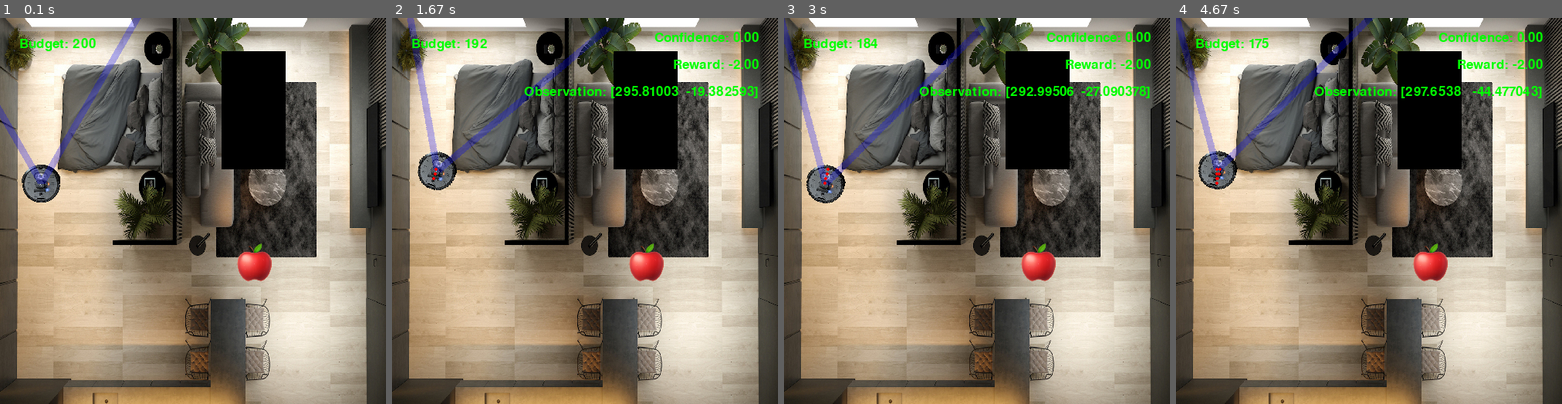
Above: before the commit, frames 1-4 (left to right).
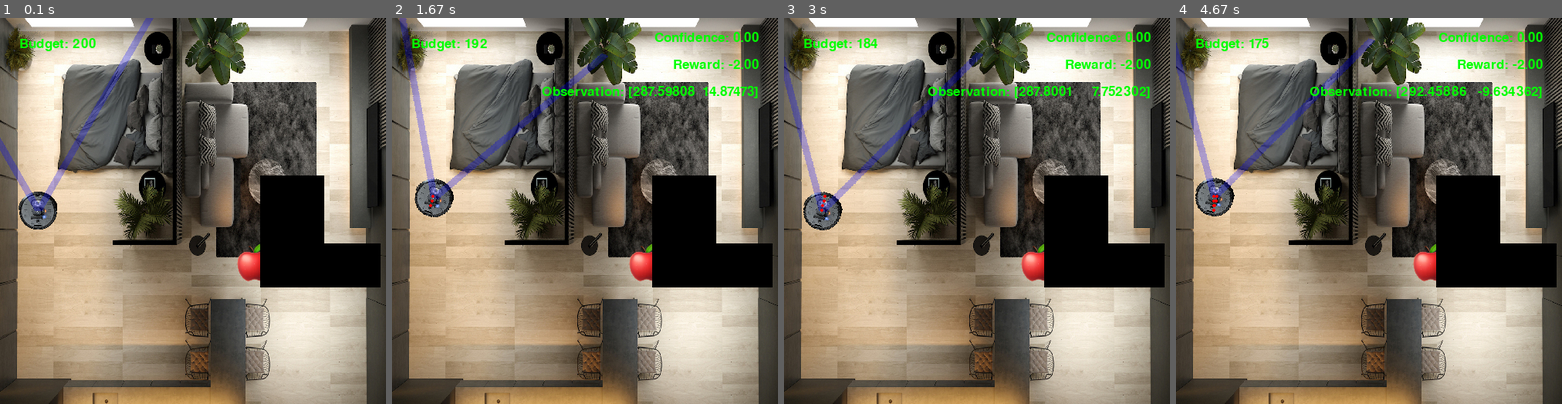
Above: after the commit, the same moments.

Repository: Anwealso/ReLOaD
Game: pygame game, started from reload/simplesim/env_gym.py
Same seed, same stepped clock (60 frames per second), same inputs: the game is played once before the commit and once after it.
Inputs:
- Up to frame 1 (0.1 s): no input
- Up to frame 2 (1.67 s): tap Space at 0.33, 0.73, 1.23 s; hold Right 0.67-1.13 s; hold Up 1.17-1.57 s; hold Right from 1.6 s (still down)
- Up to frame 3 (3 s): tap Space at 1.67, 2.17, 2.73 s; release Right at 2.07 s; hold Left 2.1-2.63 s; hold Down from 2.67 s (still down)
- Up to frame 4 (4.67 s): release Down at 3.12 s; hold Left 3.15-3.63 s; tap Space at 3.22, 3.73, 4.23 s; hold Up 3.67-4.13 s; hold Right from 4.17 s (still down)

The runs differ from the first frame. In frame 1, 15% of the frame differs, in the area x 0-99%, y 0-70%; in frame 2, 16%, in the area x 1-99%, y 0-70%; in frame 3, 16%; in frame 4, 16%.

Commit message:
Fixed wall spawning so they reroll at reset

Diff:
--- a/reload/simplesim/env.py
+++ b/reload/simplesim/env.py
@@ -93,13 +93,13 @@
         if self.fov > 180:
             raise ValueError("FOV must be <= 180 (required by can_see())")
 
-    def reset(self):
-        # Reset position
-        self.x = self.starting_x
-        self.y = self.starting_y
-        self.trail.clear()  # a trail of all past x,y coords
-        # Reset orientation
-        self.angle = 90  # unit circle angles
+    # def reset(self):
+    #     # Reset position
+    #     self.x = self.starting_x
+    #     self.y = self.starting_y
+    #     self.trail.clear()  # a trail of all past x,y coords
+    #     # Reset orientation
+    #     self.angle = 90  # unit circle angles
 
     def turn_left(self):
         self.angle += self.turn_rate
@@ -230,7 +230,7 @@
         self.curriculum = 1  # no limit unless this member variable is set manually
         self.min_target_dist = 0  # was 80
         self.spawn_walls(1)
-        self.robot = self.spawn_robot(player_fov)
+        self.spawn_robot(player_fov)
         self.spawn_targets(self.num_targets)
 
     def spawn_walls(self, num_to_spawn):
@@ -239,7 +239,7 @@
         """
 
         min_size = 50
-        max_size = 300
+        max_size = 200
 
         for _ in range(0, num_to_spawn):
             xmin, ymin = (
@@ -255,7 +255,6 @@
                 ),
             )
 
-            print(xmin, ymin, xmax, ymax)
             self.walls.append(Wall(xmin, ymin, xmax, ymax))
 
     def spawn_robot(self, player_fov):
@@ -289,15 +288,13 @@
             if valid:
                 break
 
-        robot = Robot(
+        self.robot = Robot(
             player_fov,
             self.player_size,
             x,
             y,
             self.window_size,
         )
-
-        return robot
 
     def spawn_targets(self, num_to_spawn):
         """
@@ -653,9 +650,12 @@
         """
         self.gameover = False
         self.budget = self.starting_budget
+
+        self.walls.clear()
+        self.spawn_walls(2)
+        self.spawn_robot(self.robot.fov)
         self.targets.clear()
         self.spawn_targets(self.num_targets)
-        self.robot.reset()
 
         self.current_confidences = np.zeros((self.num_targets, 1), dtype=np.float32)
         self.confidences = np.zeros((self.num_targets, 1), dtype=np.float32)
